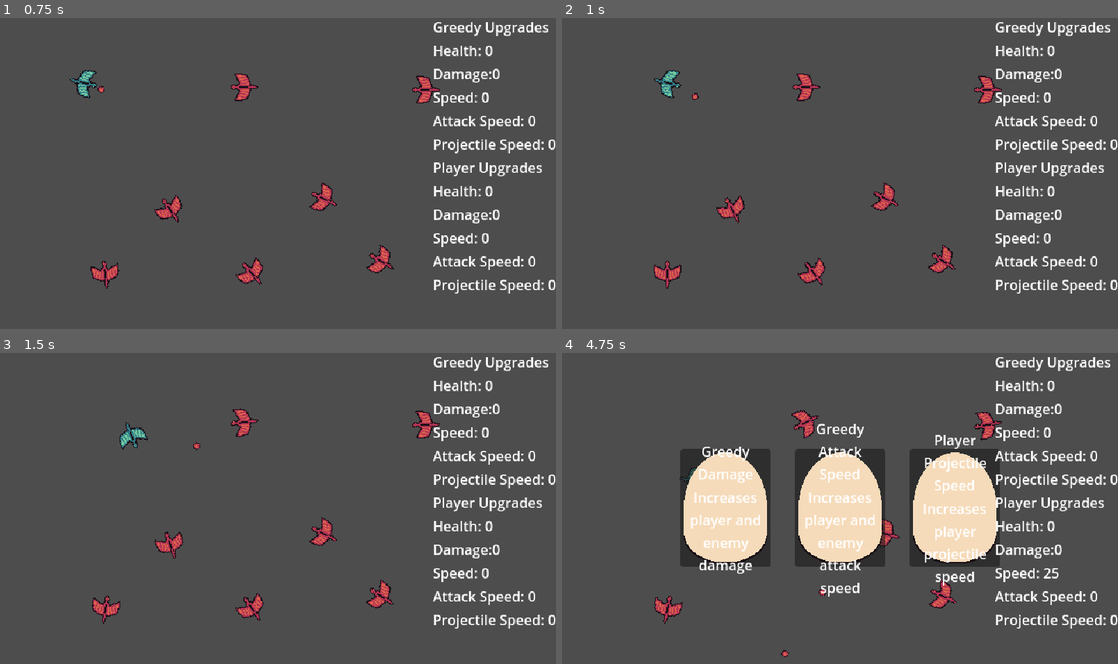
Above: before the commit, frames 1-4 (two rows, left to right).
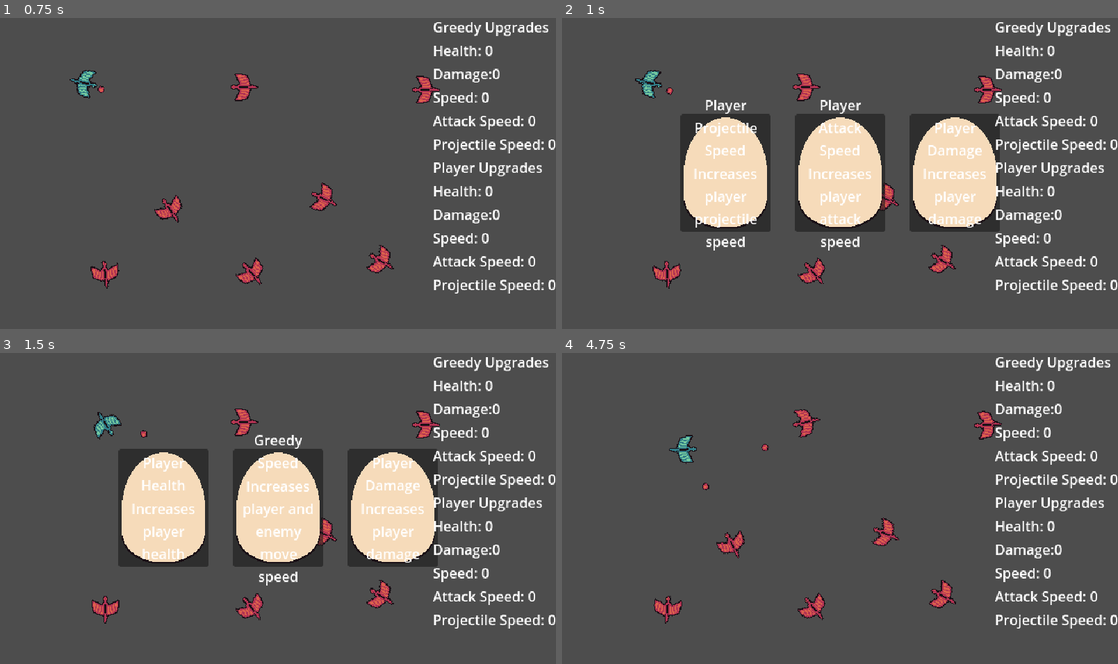
Above: after the commit, the same moments.

Repository: TheSlogs/MiniJam151
Game: Godot game, scene res://game/test_level.tscn
Two runs of this game, one before a commit and one after it. Both use one fixed random seed, a clock stepped at 60 frames per second and the inputs below. Before the commit the project has no main scene; this scene is started directly in both runs.
Inputs (mouse positions are in pixels of both pictures, inside the frame that each line leads up to):
- Up to frame 1 (0.75 s): tap Enter at 0.5 s; move the mouse to (400, 157) at 0.52 s; hold D (right) from 0.53 s (still down); click (400, 157) at 0.6 s
- Up to frame 2 (1 s): keep holding D (right); tap B (shop, bound only after the commit) at 0.77, 0.8 s
- Up to frame 3 (1.5 s): tap B (shop, bound only after the commit) at 1.07, 1.35 s; move the mouse to (166, 524) at 1.27 s; release D (right) at 1.28 s; hold S (down) from 1.28 s (still down)
- Up to frame 4 (4.75 s): tap B (shop, bound only after the commit) at 1.52, 1.82, 4.55 s; click (728, 524) at 1.55 s; release S (down) at 2 s; click (723, 508) at 2.02 s; click (840, 508) at 2.75 s; click (956, 508) at 3.52 s; tap Space at 4.25 s; move the mouse to (895, 440) at 4.27 s; hold D (right) from 4.28 s (still down); click (895, 440) at 4.35 s

Frame 1 is identical in both runs. In frame 2, 20% of the frame differs, in the area x 13-79%, y 16-88%; in frame 3, 20%; in frame 4, 20%, in the area x 16-90%, y 18-98%.

Commit message:
Main menu and shop

Diff:
--- a/game/game_manager.gd
+++ b/game/game_manager.gd
@@ -12,26 +12,40 @@
 @export var greedy_upgrade = preload("res://game/upgrades/greedy_upgrade.tres")
 @export var player_upgrade = preload("res://game/upgrades/player_upgrade.tres")
 
+var is_shop_open : bool = false
+
+func _ready():
+	process_mode = Node.PROCESS_MODE_ALWAYS
+
+
+func _physics_process(delta):
+	if Input.is_action_just_pressed("shop"):
+		print("Current Money: " + str(xp))
+		if !is_shop_open:
+			choose_upgrade()
+		else:
+			_stop_upgrade()
+		is_shop_open = !is_shop_open
+
+
 
 func _enemy_died(xp_amount : int):
 	xp += xp_amount
 	print(xp)
 
-	if xp > 9:
-		choose_upgrade()
-		xp -= 9
+	#if xp > 9:
+	#	choose_upgrade()
+	#	xp -= 9
 
 
 func choose_upgrade():
-	print("Starting upgrade")
 	get_tree().paused = true
 	emit_signal("start_upgrade")
 
 
-
 func _stop_upgrade():
-	print("Stopped upgrade")
 	get_tree().paused = false
+	emit_signal("stop_upgrade")
 
 
 func activate_upgrade(upg : Upgrade):
--- a/game/hud/hud.gd
+++ b/game/hud/hud.gd
@@ -3,6 +3,7 @@
 
 signal start_upgrade
 signal stop_upgrade
+
 
 @export_category("Nodes")
 @export var upgrade_container : HBoxContainer
@@ -21,7 +22,7 @@
 func _ready():
 	update_debug()
 	GameManager.connect("start_upgrade", _start_upgrade)
-	connect("stop_upgrade", GameManager._stop_upgrade)
+	GameManager.connect("stop_upgrade", _stop_upgrade)
 
 
 func update_debug():
@@ -38,9 +39,39 @@
 
 
 func _start_upgrade():
-	print("Start Upgrade")
+	shuffle_cards()
+	upgrade_container.visible = true
 
-	# TODO: set upgrades for the boxes
+
+func _stop_upgrade():
+	upgrade_container.visible = false
+
+
+func _on_upgrade_box_pressed():
+	if GameManager.xp >= 10:
+		card1._on_pressed()
+		update_debug()
+		GameManager.xp -= 10
+		print("Current Money: " + str(GameManager.xp))
+
+
+func _on_upgrade_box_2_pressed():
+	if GameManager.xp >= 10:
+		card2._on_pressed()
+		update_debug()
+		GameManager.xp -= 10
+		print("Current Money: " + str(GameManager.xp))
+
+
+func _on_upgrade_box_3_pressed():
+	if GameManager.xp >= 10:
+		card3._on_pressed()
+		update_debug()
+		GameManager.xp -= 10
+		print("Current Money: " + str(GameManager.xp))
+
+
+func shuffle_cards():
 	upgrade_array.shuffle()
 	card1.upgrade = upgrade_array[0]
 	card2.upgrade = upgrade_array[1]
@@ -49,26 +80,3 @@
 	card1.update_data()
 	card3.update_data()
 	card2.update_data()
-
-	upgrade_container.visible = true
-
-
-func _on_upgrade_box_pressed():
-	card1._on_pressed()
-	update_debug()
-	upgrade_container.visible = false
-	emit_signal("stop_upgrade")
-
-
-func _on_upgrade_box_2_pressed():
-	card2._on_pressed()
-	update_debug()
-	upgrade_container.visible = false
-	emit_signal("stop_upgrade")
-
-
-func _on_upgrade_box_3_pressed():
-	card3._on_pressed()
-	update_debug()
-	upgrade_container.visible = false
-	emit_signal("stop_upgrade")
--- a/game/hud/upgrade_card.tscn
+++ b/game/hud/upgrade_card.tscn
@@ -1,6 +1,6 @@
 [gd_scene load_steps=3 format=3 uid="uid://bk1jpk1q6y1ac"]
 
-[ext_resource type="Texture2D" uid="uid://c1ixfp5bk8dxq" path="res://Assets/ui_and_hud/upgrade.png" id="1_urdvs"]
+[ext_resource type="Texture2D" uid="uid://c1ixfp5bk8dxq" path="res://Assets/upgrade.png" id="1_urdvs"]
 [ext_resource type="Script" path="res://game/hud/upgrade_card.gd" id="2_8uh3l"]
 
 [node name="UpgradeCard" type="Button" node_paths=PackedStringArray("title", "desc")]
--- /dev/null
+++ b/game/main_menu.gd
@@ -0,0 +1,8 @@
+extends Control
+
+
+@export var world : PackedScene
+
+
+func _on_start_button_pressed():
+	get_tree().change_scene_to_packed(world)
--- /dev/null
+++ b/game/main_menu.tscn
@@ -0,0 +1,50 @@
+[gd_scene load_steps=4 format=3 uid="uid://21s0cluoq63d"]
+
+[ext_resource type="Script" path="res://game/main_menu.gd" id="1_yd251"]
+[ext_resource type="PackedScene" uid="uid://cx62j41eq1487" path="res://game/test_level.tscn" id="2_fgvb7"]
+[ext_resource type="Texture2D" uid="uid://bjir8pk583kcj" path="res://Assets/backgrounds/titlescreenmaybeidk.png" id="2_ytbjn"]
+
+[node name="MainMenu" type="Control"]
+layout_mode = 3
+anchors_preset = 15
+anchor_right = 1.0
+anchor_bottom = 1.0
+grow_horizontal = 2
+grow_vertical = 2
+script = ExtResource("1_yd251")
+world = ExtResource("2_fgvb7")
+
+[node name="TextureRect" type="TextureRect" parent="."]
+layout_mode = 1
+anchors_preset = 15
+anchor_right = 1.0
+anchor_bottom = 1.0
+grow_horizontal = 2
+grow_vertical = 2
+texture = ExtResource("2_ytbjn")
+
+[node name="VBoxContainer" type="VBoxContainer" parent="."]
+layout_mode = 1
+anchors_preset = 8
+anchor_left = 0.5
+anchor_top = 0.5
+anchor_right = 0.5
+anchor_bottom = 0.5
+offset_left = -23.0
+offset_top = -29.0
+offset_right = 23.0
+offset_bottom = 29.0
+grow_horizontal = 2
+grow_vertical = 2
+alignment = 1
+
+[node name="Label" type="Label" parent="VBoxContainer"]
+layout_mode = 2
+text = "Title"
+horizontal_alignment = 1
+
+[node name="StartButton" type="Button" parent="VBoxContainer"]
+layout_mode = 2
+text = "Start"
+
+[connection signal="pressed" from="VBoxContainer/StartButton" to="." method="_on_start_button_pressed"]
--- a/game/pawn/enemy/grunt/grunt.tscn
+++ b/game/pawn/enemy/grunt/grunt.tscn
@@ -2,7 +2,7 @@
 
 [ext_resource type="Script" path="res://game/pawn/enemy/grunt/grunt.gd" id="1_xmj6l"]
 [ext_resource type="Resource" uid="uid://yc77shm6miax" path="res://game/upgrades/greedy_upgrade.tres" id="2_u50av"]
-[ext_resource type="Texture2D" uid="uid://b4gt8rjepp1as" path="res://Assets/BadDragon.png" id="3_21ru1"]
+[ext_resource type="Texture2D" uid="uid://b4gt8rjepp1as" path="res://Assets/dragons/BadDragon.png" id="3_21ru1"]
 
 [sub_resource type="CapsuleShape2D" id="CapsuleShape2D_a4cx0"]
 radius = 16.0
--- a/game/pawn/player/player.tscn
+++ b/game/pawn/player/player.tscn
@@ -1,7 +1,7 @@
 [gd_scene load_steps=6 format=3 uid="uid://dmd0x1ht5uvft"]
 
 [ext_resource type="Script" path="res://game/pawn/player/player.gd" id="1_ap1lj"]
-[ext_resource type="Texture2D" uid="uid://cafbwrugyndhu" path="res://Assets/GoodDragon.png" id="2_7x86i"]
+[ext_resource type="Texture2D" uid="uid://cafbwrugyndhu" path="res://Assets/dragons/GoodDragon.png" id="2_7x86i"]
 [ext_resource type="Resource" uid="uid://dju0je3mkgp3j" path="res://game/upgrades/player_upgrade.tres" id="2_8vemc"]
 [ext_resource type="Resource" uid="uid://yc77shm6miax" path="res://game/upgrades/greedy_upgrade.tres" id="3_44fpw"]
 
--- a/game/projectiles/projectile.gd
+++ b/game/projectiles/projectile.gd
@@ -3,6 +3,7 @@
 
 @export var speed : float
 @export var damage : int
+
 
 # Called when the node enters the scene tree for the first time.
 func _ready():
@@ -13,8 +14,6 @@
 func _physics_process(delta):
 	global_position += transform.x*speed*delta
 
-	pass
-
 
 func _on_body_entered(body):
 	print(body)
--- a/game/projectiles/projectile.tscn
+++ b/game/projectiles/projectile.tscn
@@ -1,7 +1,7 @@
 [gd_scene load_steps=4 format=3 uid="uid://d0tygxy44xa0h"]
 
 [ext_resource type="Script" path="res://game/projectiles/projectile.gd" id="1_jpro7"]
-[ext_resource type="Texture2D" uid="uid://c51xgxlessklx" path="res://Assets/Fireball.png" id="2_jcfdd"]
+[ext_resource type="Texture2D" uid="uid://c51xgxlessklx" path="res://Assets/attacks/Fireball.png" id="2_jcfdd"]
 
 [sub_resource type="CircleShape2D" id="CircleShape2D_ovpvk"]
 radius = 4.12311
--- a/project.godot
+++ b/project.godot
@@ -11,6 +11,7 @@
 [application]
 
 config/name="DragonDeezNuts"
+run/main_scene="res://game/main_menu.tscn"
 config/features=PackedStringArray("4.2", "Forward Plus")
 config/icon="res://icon.svg"
 
@@ -56,6 +57,11 @@
 "events": [Object(InputEventMouseButton,"resource_local_to_scene":false,"resource_name":"","device":-1,"window_id":0,"a …(253 unchanged characters)…
 ]
 }
+shop={
+"deadzone": 0.5,
+"events": [Object(InputEventKey,"resource_local_to_scene":false,"resource_name":"","device":-1,"window_id":0,"alt_pressed":false,"shift_pressed":false,"ctrl_pressed":false,"meta_pressed":false,"pressed":false,"keycode":0,"physical_keycode":66,"key_label":0,"unicode":98,"echo":false,"script":null)
+]
+}
 
 [layer_names]
 
